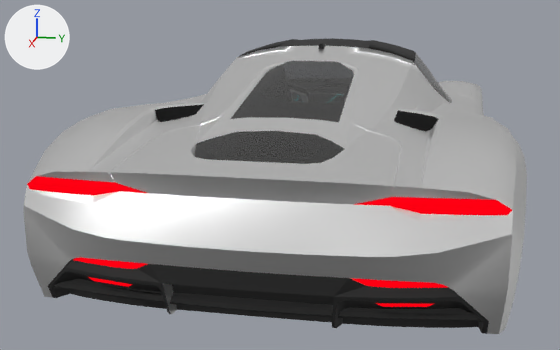
A saved change to the glTF model Track/models/cars/car1/car.glb.
The view is the same before and after, from a camera (50 mm lens) standing at (7.27, 0.99, 1.35) and looking at (-0.03, -0.47, -0.47). The axes (+X, +Y, +Z) are drawn at upper left. The lights are the same throughout. Where no turn or scale is listed for an object, it has been applied to the vertices.

Objects in the first picture: 'Car 01_Body.002', 'Car 01_Tail lights'.
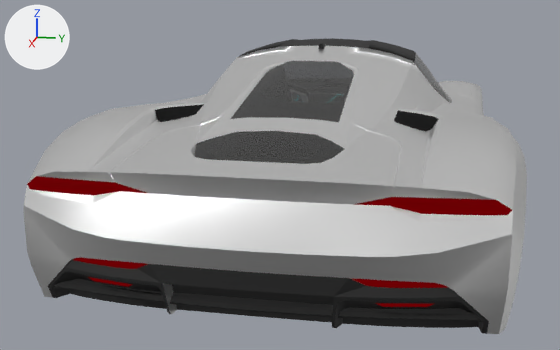
Location of each change, (x1, y1, x2, y2) in pixels of the pictures (560 x 350 px):
'Car 01_Tail lights', recoloured
    both: (27, 176, 512, 307)

The change in detail:
Material 'R_Red Lights.002' (mat_r_red_lights_002) is new.
Its base color is (0.0, 0.0, 0.0) (black #000000).
Its metallic is 1.0.
Its roughness is 1.0.
Its emission color is (0.15, 0.0, 0.00088) (dark red #6c0003).
Its emission strength is 1.0.
me_circle_026 has 64 vertices, 58 faces and spans x 5.08..5.29, y -1.43..1.43, z 0.0..0.66.
me_circle_026 no longer uses material mat_r_red_lights_005 (black #000000).
me_circle_026 now uses material mat_r_red_lights_002 (black #000000).
